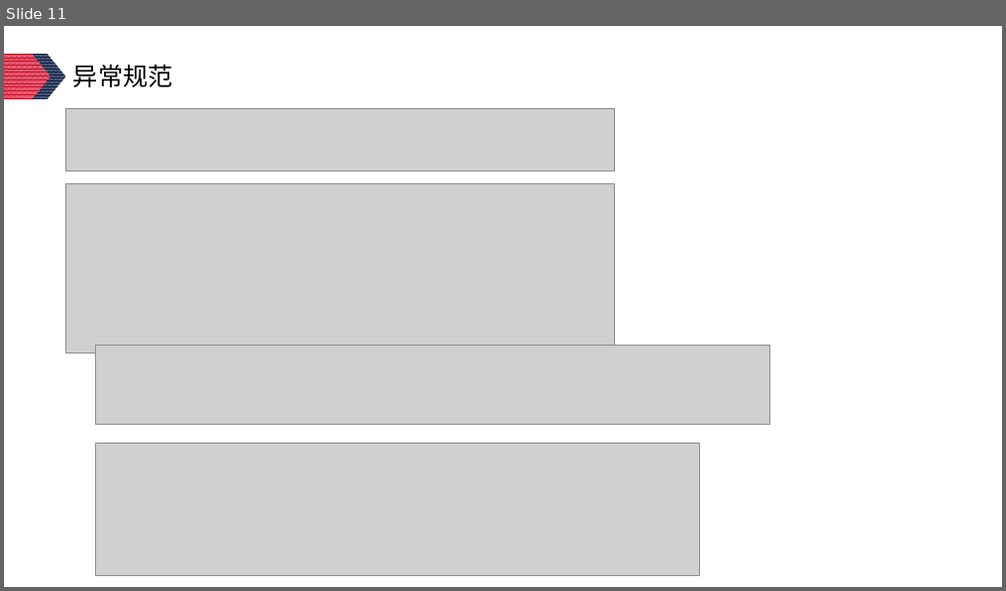
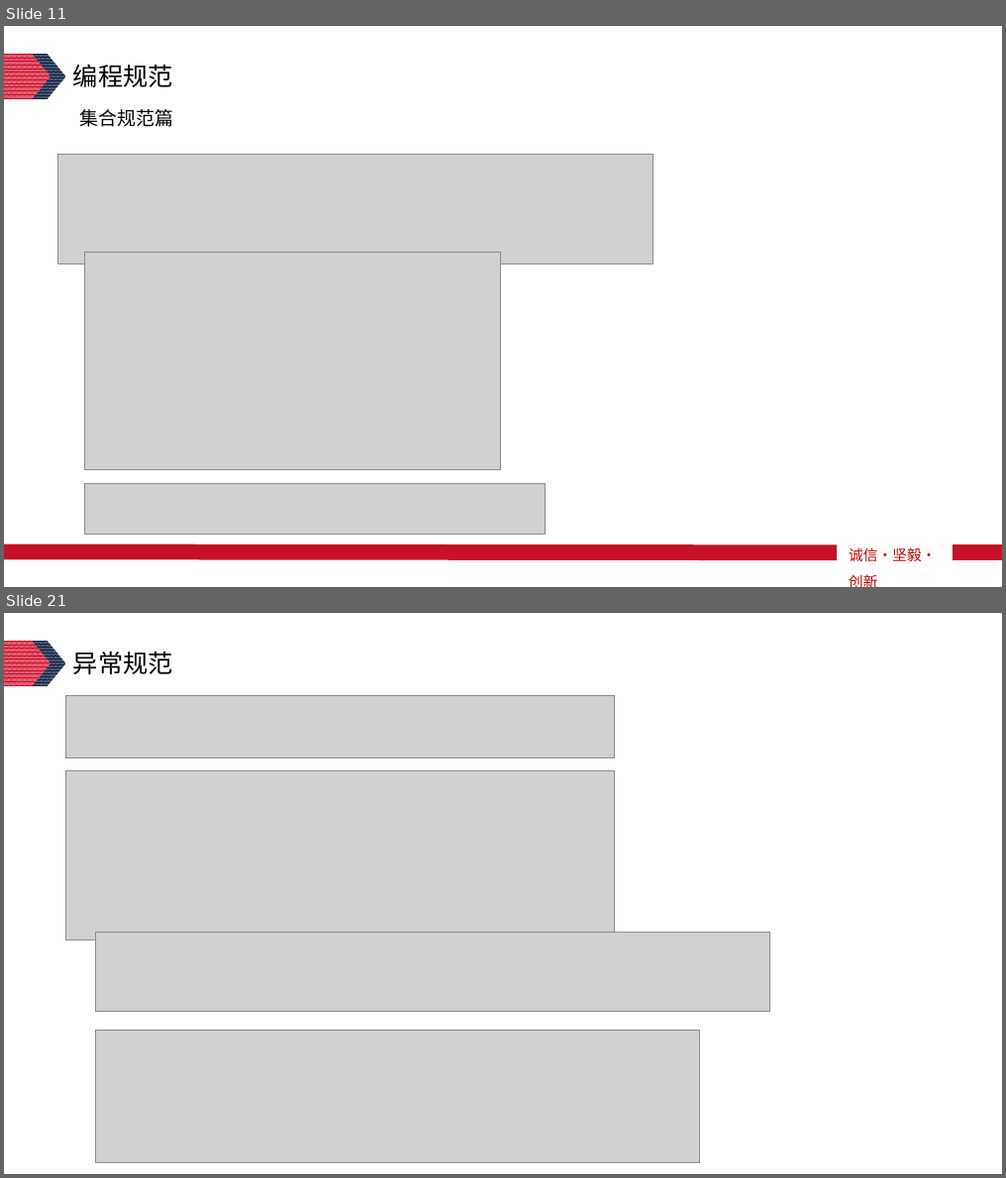
Before and after one commit to Lunzqd/codingProtocol, a slide deck: java开发手册知识分享-李龙.pptx. Shown one above the other, each under a label of ours: slide 11 before the commit, slides 11 and 21 after it; the slides between them are not shown. The pictures are 1006x591 and 1006x1178 pixels, drawn with LibreOffice and Linux fonts; fonts in the diff are those of the drawing; grey boxes stand for pictures. Boxes give left, top, right and bottom in pixels: in the first picture for what was removed or moved away, otherwise in the second. Text is boxed around its words. In the diff, an @@ line names an element or a change of style, - is before the commit and + after.

```diff
--- a/java开发手册知识分享-李龙.pptx
+++ b/java开发手册知识分享-李龙.pptx
@@ slide 11 added at (x1=4, y1=26, x2=1002, y2=587), background #FFFFFF; not listed: 2 template elements that a slide beside it also shows @@
@@ text added at (x1=73, y1=64, x2=173, y2=87), 24 pt, text #000000 @@
+编程规范
@@ text added at (x1=79, y1=109, x2=172, y2=127), 18 pt, text #000000 @@
+集合规范篇
@@ picture added at (x1=57, y1=154, x2=653, y2=264) @@
@@ picture added at (x1=85, y1=252, x2=500, y2=470) @@
@@ picture added at (x1=85, y1=484, x2=546, y2=535) @@
@@ line added from (837, 553) to (4, 553), #C61127 15 pt @@
@@ text added at (x1=848, y1=548, x2=936, y2=563), 14 pt, text #C00000 @@
+诚信·坚毅·创新
@@ line added from (1002, 553) to (952, 553), #C61127 15 pt @@
@@ what was slide 11 is now slide 21 @@
```
Also in this commit, not shown: 5 slides changed, 9 other slides added, 1 other file.
